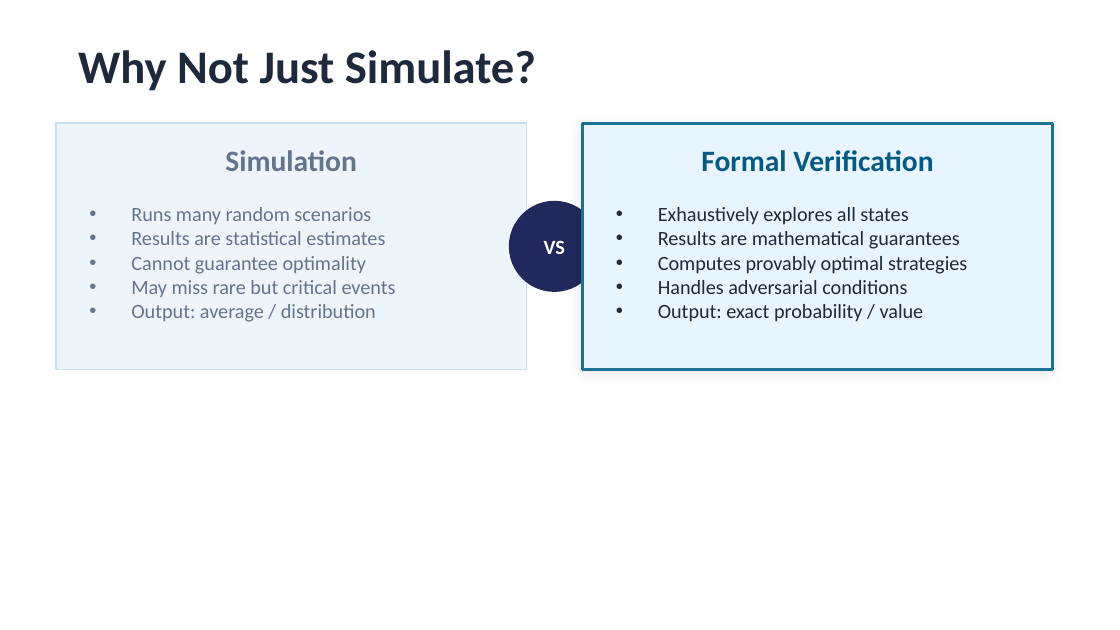
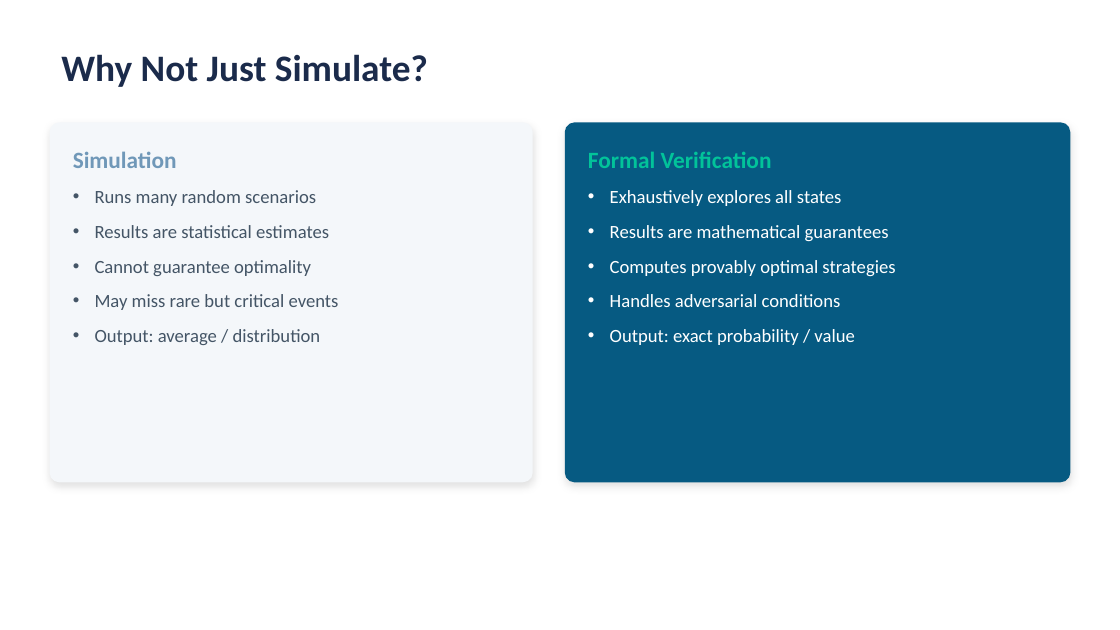
Before and after one commit to Hassan-Chamass/transport_personas_games, a slide deck: slide 3 of transport_smg_presentation.pptx. Drawn at 1120x630 pixels with LibreOffice and Linux fonts; fonts in the diff are those of the drawing. Boxes give left, top, right and bottom in pixels: in the first picture for what was removed or moved away, otherwise in the second. Text is boxed around its words. In the diff, an @@ line names an element or a change of style, - is before the commit and + after.

```diff
--- a/transport_smg_presentation.pptx
+++ b/transport_smg_presentation.pptx
@@ text "Why Not Just Simulate?": place and size @@
-text "Why Not Just Simulate?" at (78, 50, 536, 91)
+text "Why Not Just Simulate?" at (61, 54, 428, 87)
@@ text "Why Not Just Simulate?" at (61, 54, 428, 87): size 30 to 24 pt, text colour #1E293B to #1B2B4B @@
@@ rounded rectangle: place and size @@
-rounded rectangle at (56, 123, 526, 370)
+rounded rectangle at (50, 123, 532, 482)
@@ rounded rectangle at (50, 123, 532, 482): rectangle to rounded rectangle; fill #EEF5FA to #F4F7FA; outline #C8DFF0 1 pt to #F4F7FA 1 pt; shadow on @@
@@ text "Simulation" at (73, 151, 177, 168): size 19 to 15 pt, text colour #64748B to #7098B8; alignment centre to left @@
@@ rounded rectangle added at (566, 123, 1070, 482), fill #065A82, outline #065A82 1 pt @@
@@ rectangle removed at (582, 123, 1053, 370) @@
@@ text "Formal Verification": place and size @@
-text "Formal Verification" at (701, 150, 933, 172)
+text "Formal Verification" at (588, 152, 772, 168)
@@ text "Formal Verification" at (588, 152, 772, 168): size 19 to 15 pt, text colour #065A82 to #02C39A; alignment centre to left @@
@@ text "Runs many random scenarios": place and size @@
-text "Runs many random scenarios" at (131, 207, 396, 322)
+text "Runs many random scenarios" at (95, 190, 339, 345)
@@ text "Runs many random scenarios" at (95, 190, 339, 345): size 13 to 12 pt, text colour #64748B to #445566; indent changed; more space between paragraphs @@
@@ ellipse removed at (510, 202, 599, 291) @@
@@ text "Exhaustively explores all states": place and size @@
-text "Exhaustively explores all states" at (658, 207, 967, 322)
+text "Exhaustively explores all states" at (610, 190, 895, 345)
@@ text "Exhaustively explores all states" at (610, 190, 895, 345): size 13 to 12 pt, text colour #1E293B to #FFFFFF; indent changed; more space between paragraphs @@
@@ text removed at (544, 240, 565, 254) @@
-VS
```
Also in this commit, not shown: 4 other slides changed, 8 slides added, 3 slides removed, 8 other files.
